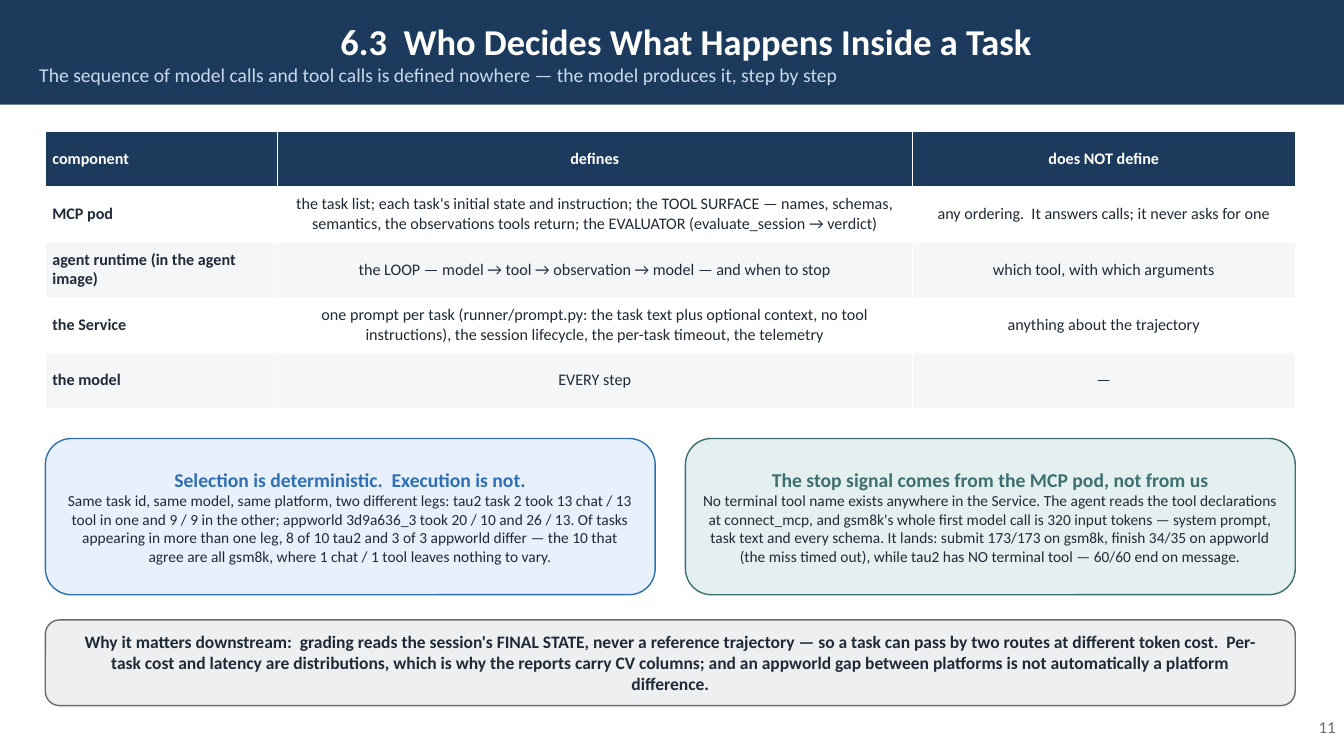
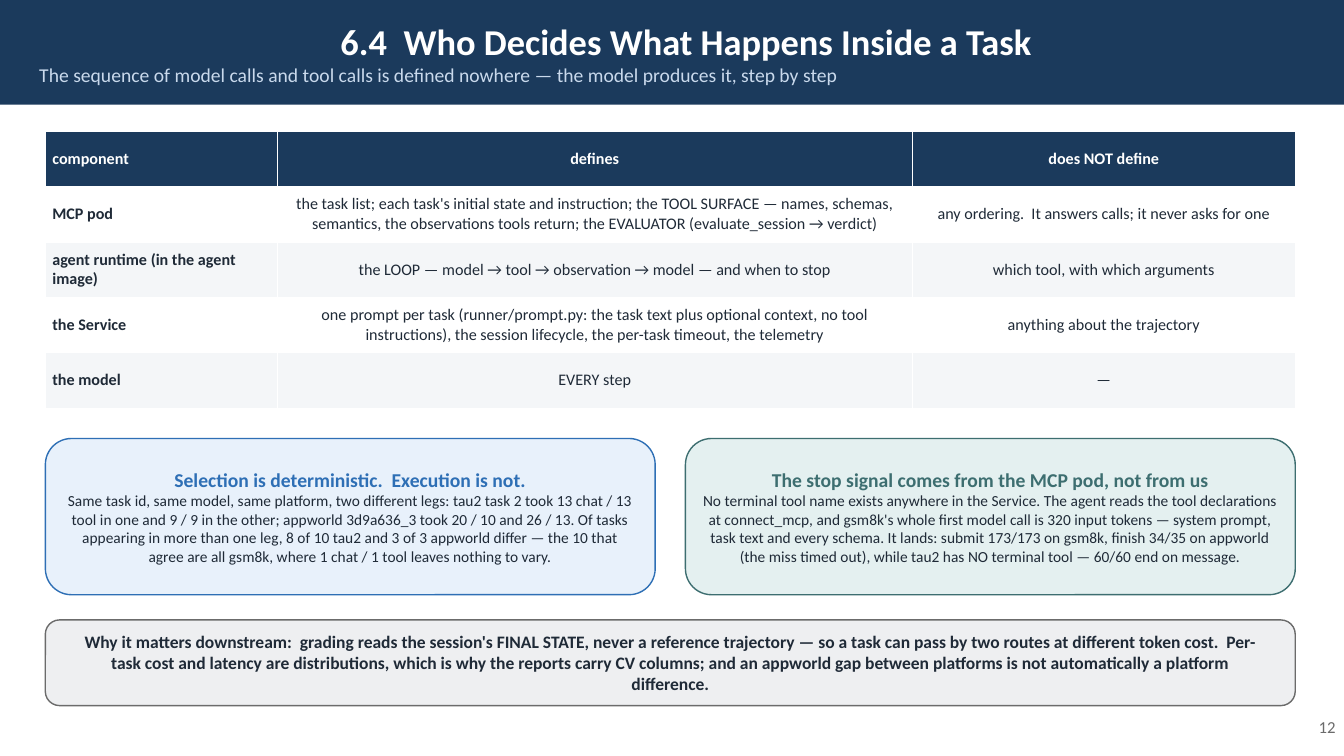
Before and after one commit to rossoctl/autobench, a slide deck: slide 12 of docs/AutoBench.pptx (slide 11 before the commit). Drawn at 1344x756 pixels with LibreOffice and Linux fonts; fonts in the diff are those of the drawing. Boxes give left, top, right and bottom in pixels: in the first picture for what was removed or moved away, otherwise in the second. Text is boxed around its words. In the diff, an @@ line names an element or a change of style, - is before the commit and + after.

```diff
--- a/docs/AutoBench.pptx
+++ b/docs/AutoBench.pptx
@@ text in rectangle at [340, 29, 1031, 61]: text changed @@
-6.3 Who Decides What Happens Inside a Task
+6.4 Who Decides What Happens Inside a Task
@@ text at [1319, 722, 1336, 733]: text changed @@
-11
+12
```
Also in this commit, not shown: 17 other slides changed, 1 slide added, 4 other files.
